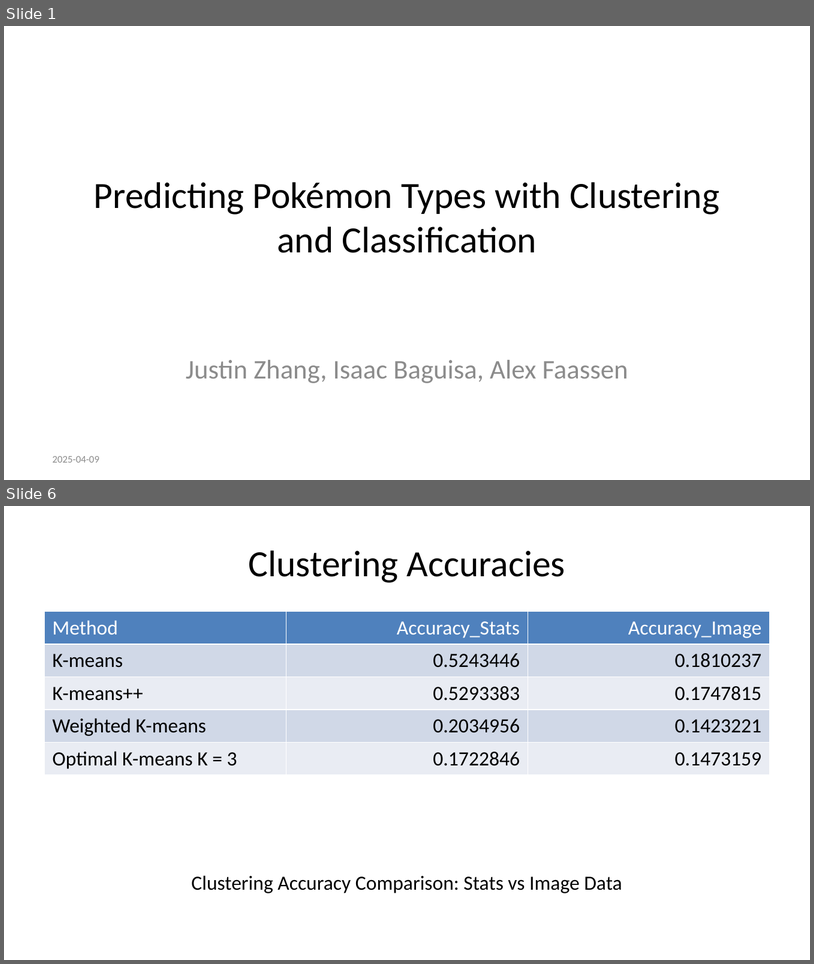
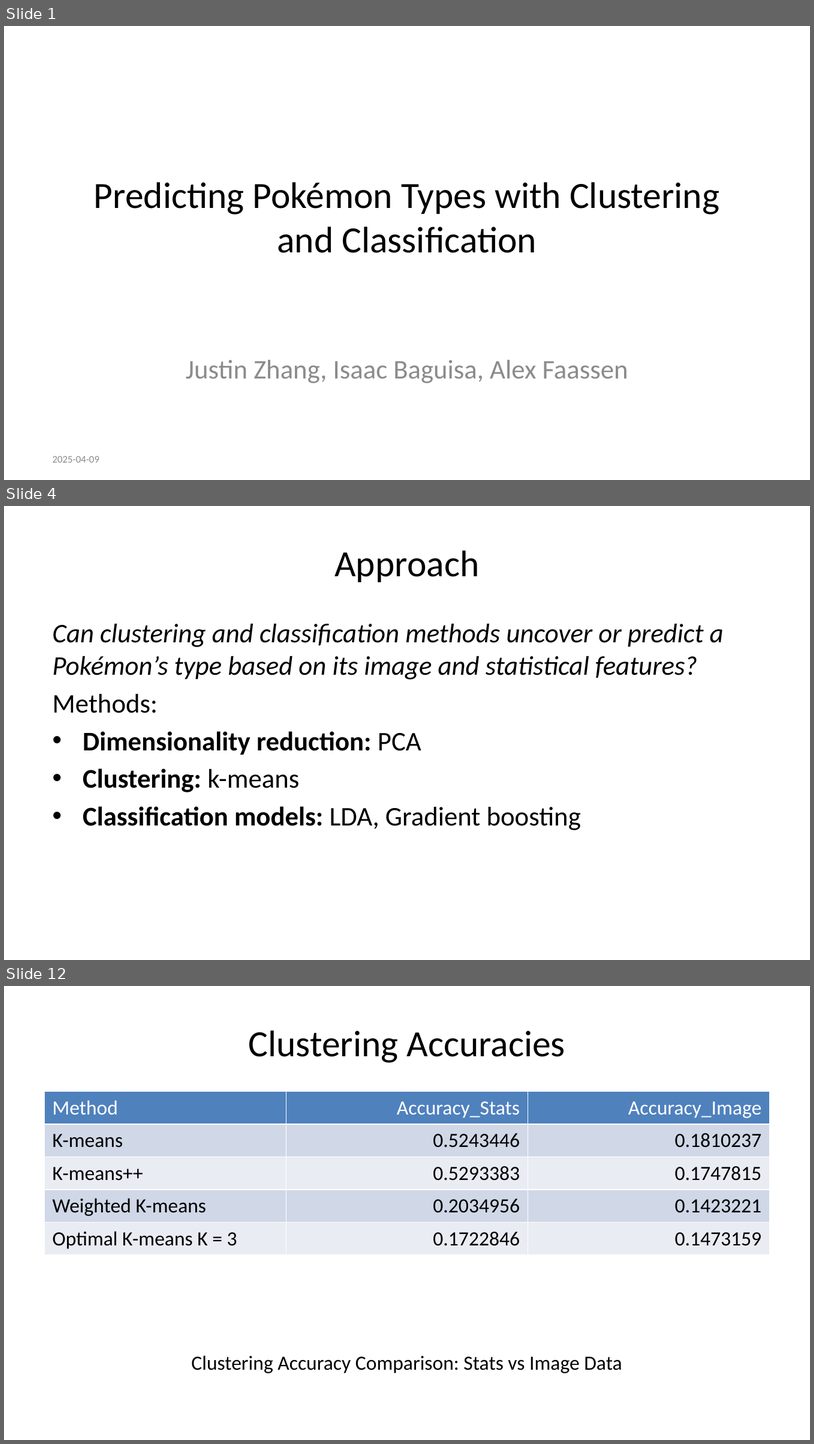
Before and after one commit to alexfaassen/STA2201, a slide deck: Presentation.pptx. Shown one above the other, each under a label of ours: slides 1 and 6 before the commit, slides 1, 4 and 12 after it; the slides between them are not shown. The pictures are 814x964 and 814x1444 pixels, drawn with LibreOffice and Linux fonts; fonts in the diff are those of the drawing. Boxes give left, top, right and bottom in pixels: in the first picture for what was removed or moved away, otherwise in the second. Text is boxed around its words. In the diff, an @@ line names an element or a change of style, - is before the commit and + after.

```diff
--- a/Presentation.pptx
+++ b/Presentation.pptx
@@ slide 4 added at [4, 506, 810, 960], background #FFFFFF @@
@@ title added at [335, 550, 479, 582], 33 pt, text #000000 @@
+Approach
@@ text added at [53, 624, 724, 830], 24 pt, text #000000, italic @@
+Can clustering and classification methods uncover or predict a Pokémon’s type based on its image and statistical features?
+Methods:
+• Dimensionality reduction: PCA
+• Clustering: k-means
+• Classification models: LDA, Gradient boosting
@@ what was slide 6 is now slide 12 @@
```
Also in this commit, not shown: 1 slide changed, 7 other slides added, 2 slides removed, 3 other files.
